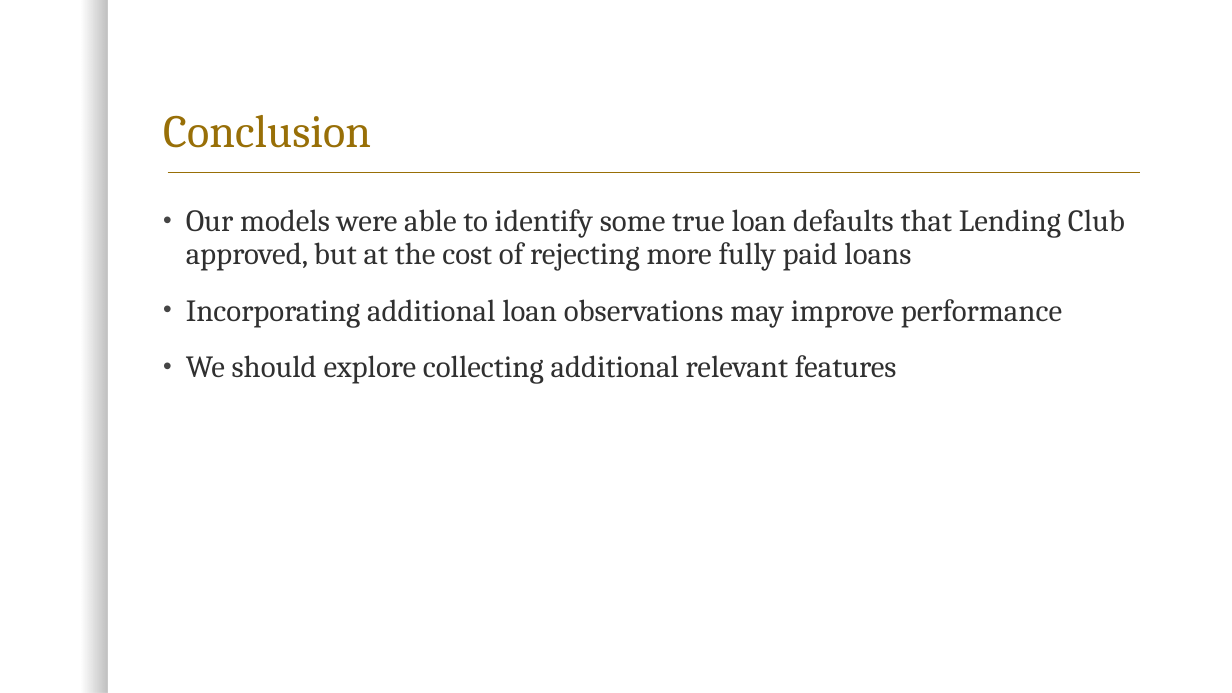
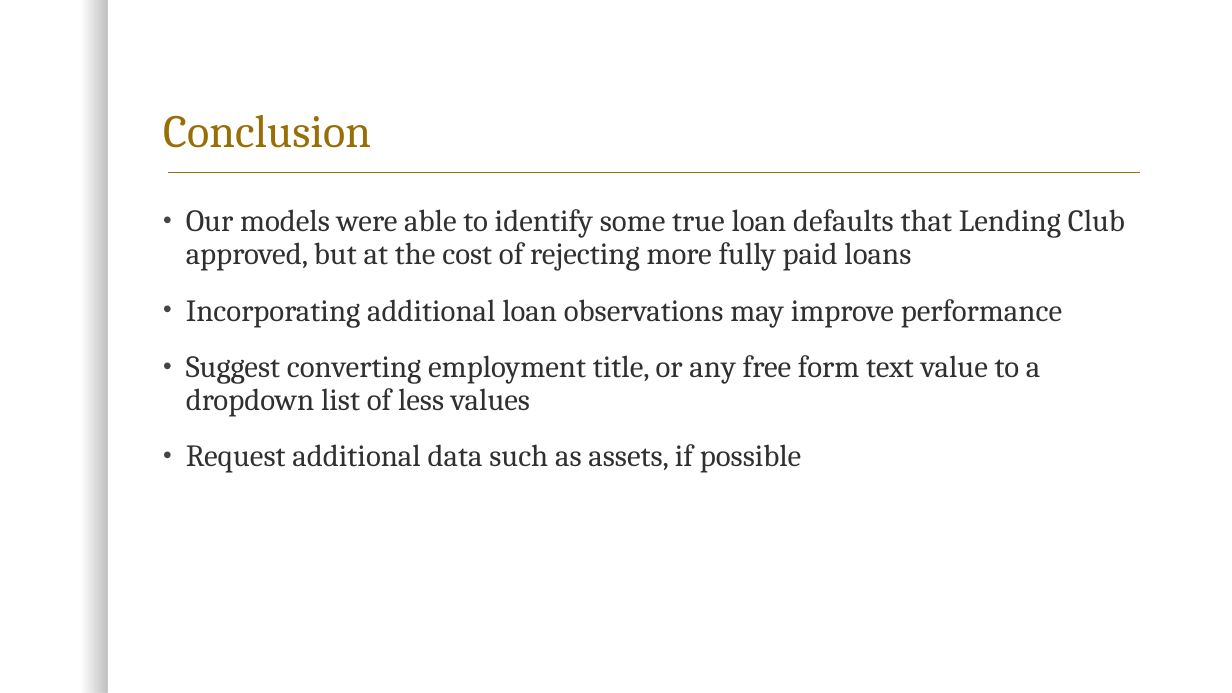
Before and after one commit to LexLau/Predicting-Loan-Defaults, a slide deck: slide 12 of Presentation.pptx. Drawn at 1232x693 pixels with LibreOffice and Linux fonts; fonts in the diff are those of the drawing; background and template pictures are left out. Boxes give left, top, right and bottom in pixels: in the first picture for what was removed or moved away, otherwise in the second. Text is boxed around its words. In the diff, an @@ line names an element or a change of style, - is before the commit and + after.

```diff
--- a/Presentation.pptx
+++ b/Presentation.pptx
@@ text at (x1=186, y1=355, x2=1040, y2=473): text changed @@
-• We should explore collecting additional relevant features
+• Suggest converting employment title, or any free form text value to a dropdown list of less values
+• Request additional data such as assets, if possible
```
Also in this commit, not shown: 2 other slides changed.
